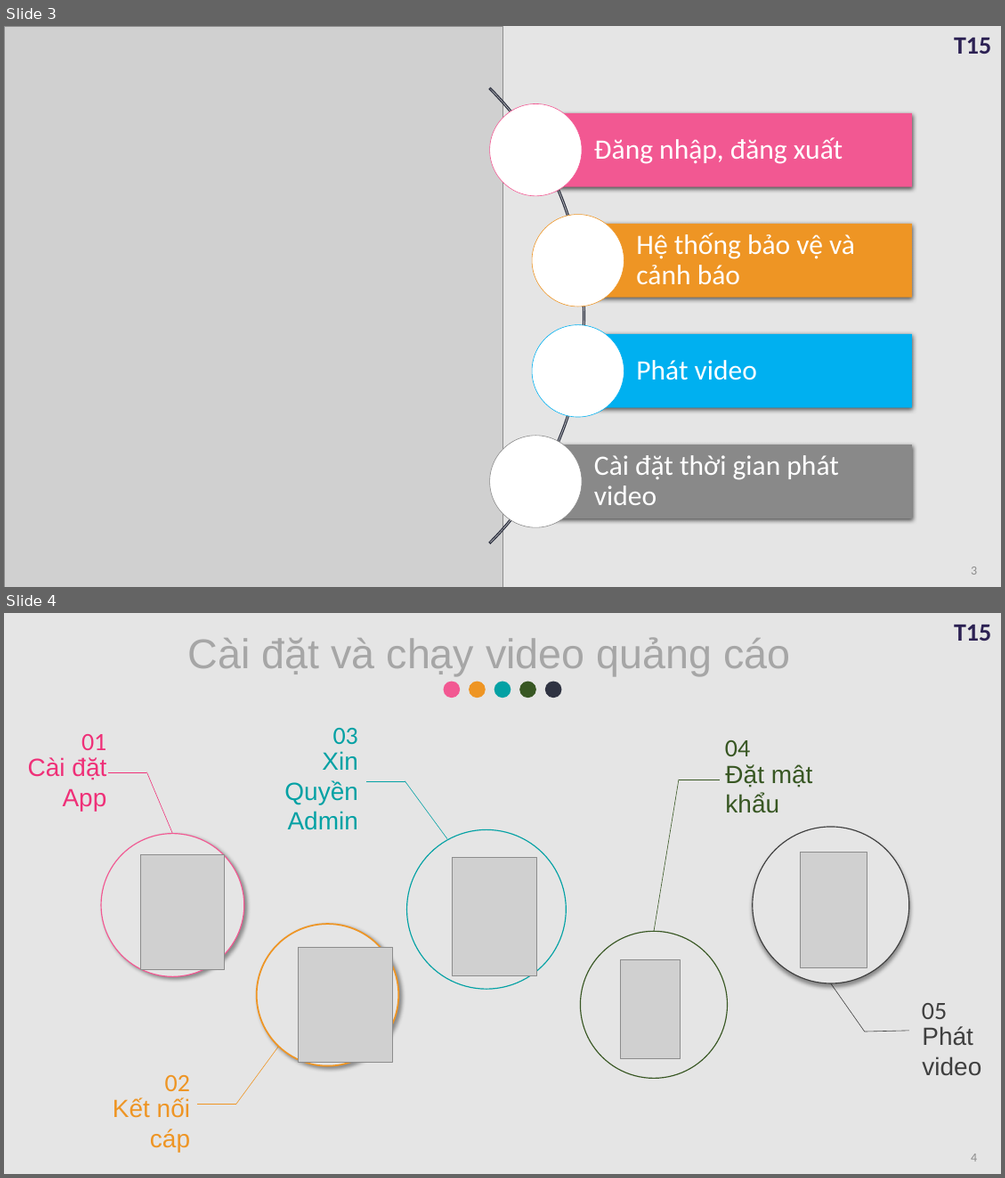
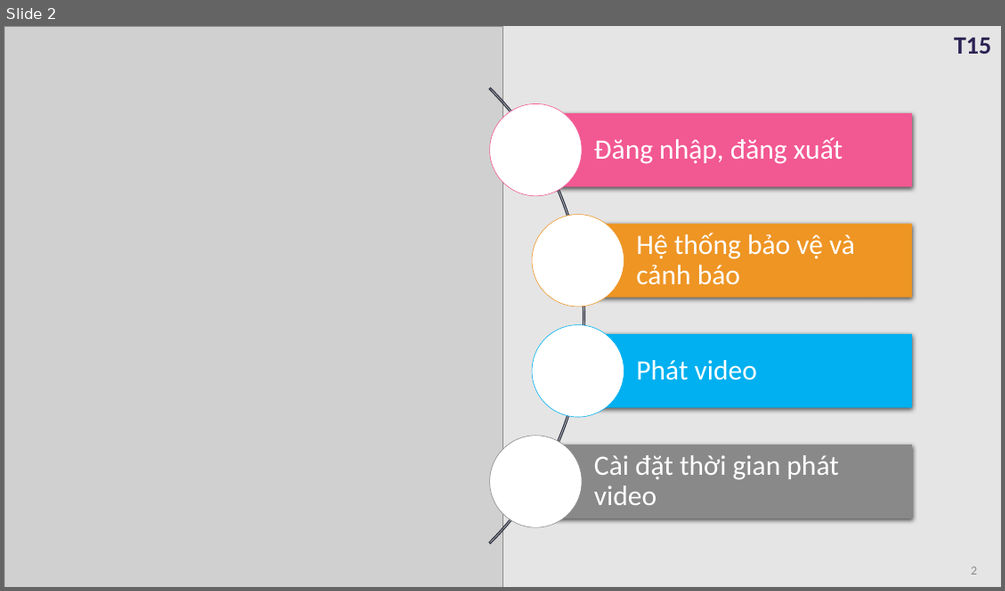
Before and after one commit to daihieptn97/share, a slide deck: Đồ án/BaoCao.pptx. Shown one above the other, each under a label of ours: slides 3 and 4 before the commit, slide 2 after it. The pictures are 1005x1178 and 1005x591 pixels, drawn with LibreOffice and Linux fonts; fonts in the diff are those of the drawing; grey boxes stand for pictures. Boxes give left, top, right and bottom in pixels: in the first picture for what was removed or moved away, otherwise in the second. Text is boxed around its words. In the diff, an @@ line names an element or a change of style, - is before the commit and + after.

```diff
--- a/Đồ án/BaoCao.pptx
+++ b/Đồ án/BaoCao.pptx
@@ slide 4 removed at box(4, 613, 1001, 1174), background #E5E5E5; not listed: 1 template element that a slide beside it also shows @@
@@ text removed at box(188, 637, 790, 677) @@
-  Cài đặt và chạy video quảng cáo
@@ group removed at box(444, 682, 561, 698): 5 ellipses @@
@@ text removed at box(81, 734, 106, 750) @@
-01
@@ text removed at box(333, 728, 358, 744) @@
-03
@@ text removed at box(725, 740, 750, 756) @@
-04
@@ text removed at box(28, 757, 107, 811) @@
-Cài đặt App
@@ line removed from (146, 772) to (108, 772) @@
@@ line removed from (172, 834) to (146, 772) @@
@@ text removed at box(284, 751, 358, 830) @@
-Xin Quyền Admin
@@ text removed at box(725, 764, 813, 813) @@
-Đặt mật khẩu
@@ line removed from (404, 781) to (367, 781) @@
@@ line removed from (447, 839) to (404, 781) @@
@@ line removed from (654, 931) to (679, 779) @@
@@ line removed from (679, 779) to (720, 779) @@
@@ ellipse removed at box(101, 834, 244, 976) @@
@@ ellipse removed at box(407, 830, 566, 989) @@
@@ ellipse removed at box(752, 827, 909, 984) @@
@@ picture removed at box(801, 852, 867, 967) @@
@@ picture removed at box(141, 854, 224, 970) @@
@@ picture removed at box(452, 858, 537, 976) @@
@@ ellipse removed at box(257, 925, 399, 1066) @@
@@ ellipse removed at box(581, 931, 728, 1078) @@
@@ picture removed at box(298, 948, 393, 1062) @@
@@ picture removed at box(621, 960, 680, 1059) @@
@@ line removed from (831, 983) to (865, 1032) @@
@@ text removed at box(922, 1003, 947, 1019) @@
-05
@@ line removed from (865, 1032) to (909, 1030) @@
@@ text removed at box(922, 1026, 981, 1076) @@
-Phát video
@@ line removed from (278, 1046) to (235, 1104) @@
@@ text removed at box(165, 1075, 190, 1091) @@
-02
@@ text removed at box(113, 1097, 190, 1151) @@
-Kết nối cáp
@@ line removed from (235, 1104) to (198, 1104) @@
@@ page number removed at box(971, 1153, 977, 1161) @@
-4
@@ what was slide 3 is now slide 2 @@
```
Also in this commit, not shown: 2 slides added, 2 other slides removed, 1 other file.
